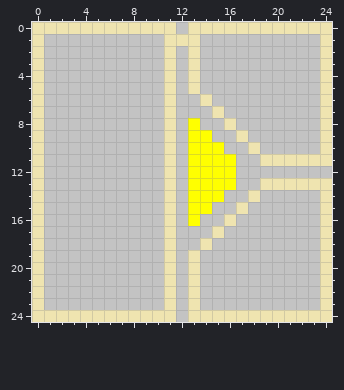
A pixel-art sprite gets an edit: src/Maps/0,1.png. That is the earlier state.
The file is 25x25 pixels.
The result:
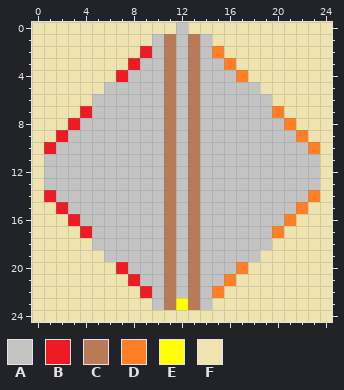
Palette (. is transparent): A #c3c3c3  B #ed1c24  C #b97a57  D #ff7f27  E #ffff00  F #efe4b0
What changed:
Changed rows in their new state; - is an unchanged pixel.
first column x 1:
 1 FFFFFFFFF-CAC-FFFFFFFFF-
 2 FFFFFFFFB-C-C-DFFFFFFFF-
 3 FFFFFFFB--C-C--DFFFFFFF-
 4 FFFFFFB---C-C---DFFFFFF-
 5 FFFFF-----C-C-----FFFFF-
 6 FFFF------C-CA-----FFFF-
 7 FFFB------C-C-A----DFFF-
 8 FFB-------C-C--A----DFF-
 9 FB--------C-CA--A----DF-
10 B---------C-CAA--A----D-
11 ----------C-CAAA--AAAAA-
12 ----------C-CAAA-------F
13 ----------C-CAAA--AAAAA-
14 B---------C-CAA--A----D-
15 FB--------C-CA--A----DF-
16 FFB-------C-C--A----DFF-
17 FFFB------C-C-A----DFFF-
18 FFFF------C-CA-----FFFF-
19 FFFFF-----C-C-----FFFFF-
20 FFFFFFB---C-C---DFFFFFF-
21 FFFFFFFB--C-C--DFFFFFFF-
22 FFFFFFFFB-C-C-DFFFFFFFF-
23 FFFFFFFFF-CEC-FFFFFFFFF-
24 -----------F------------
